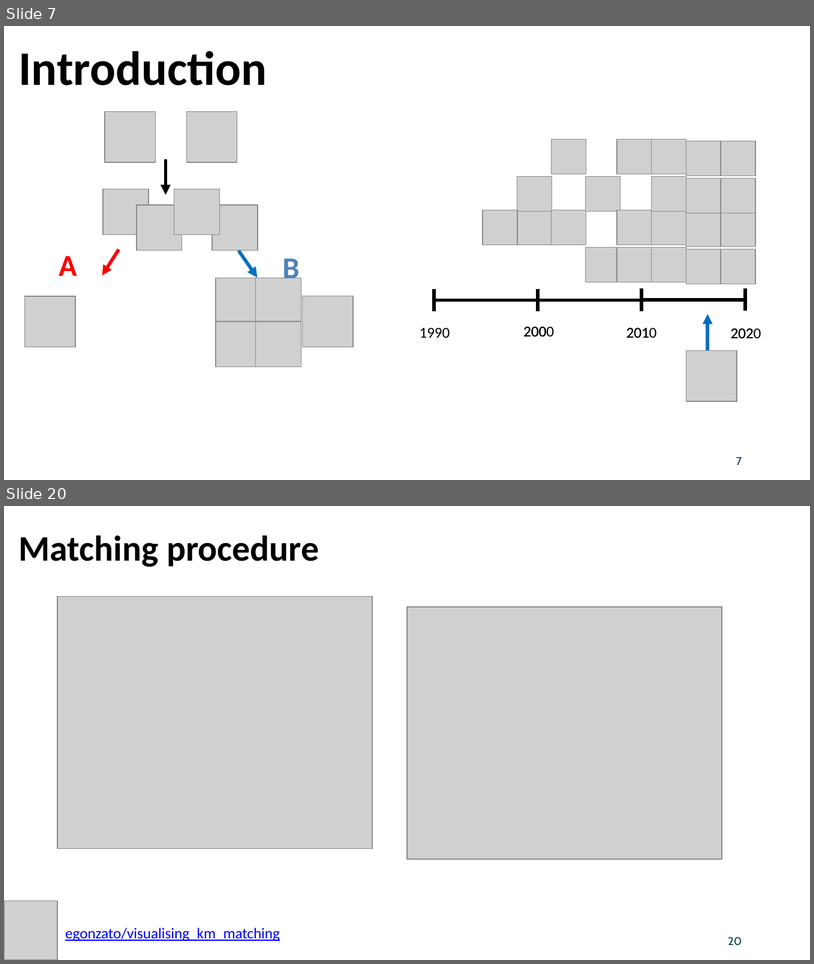
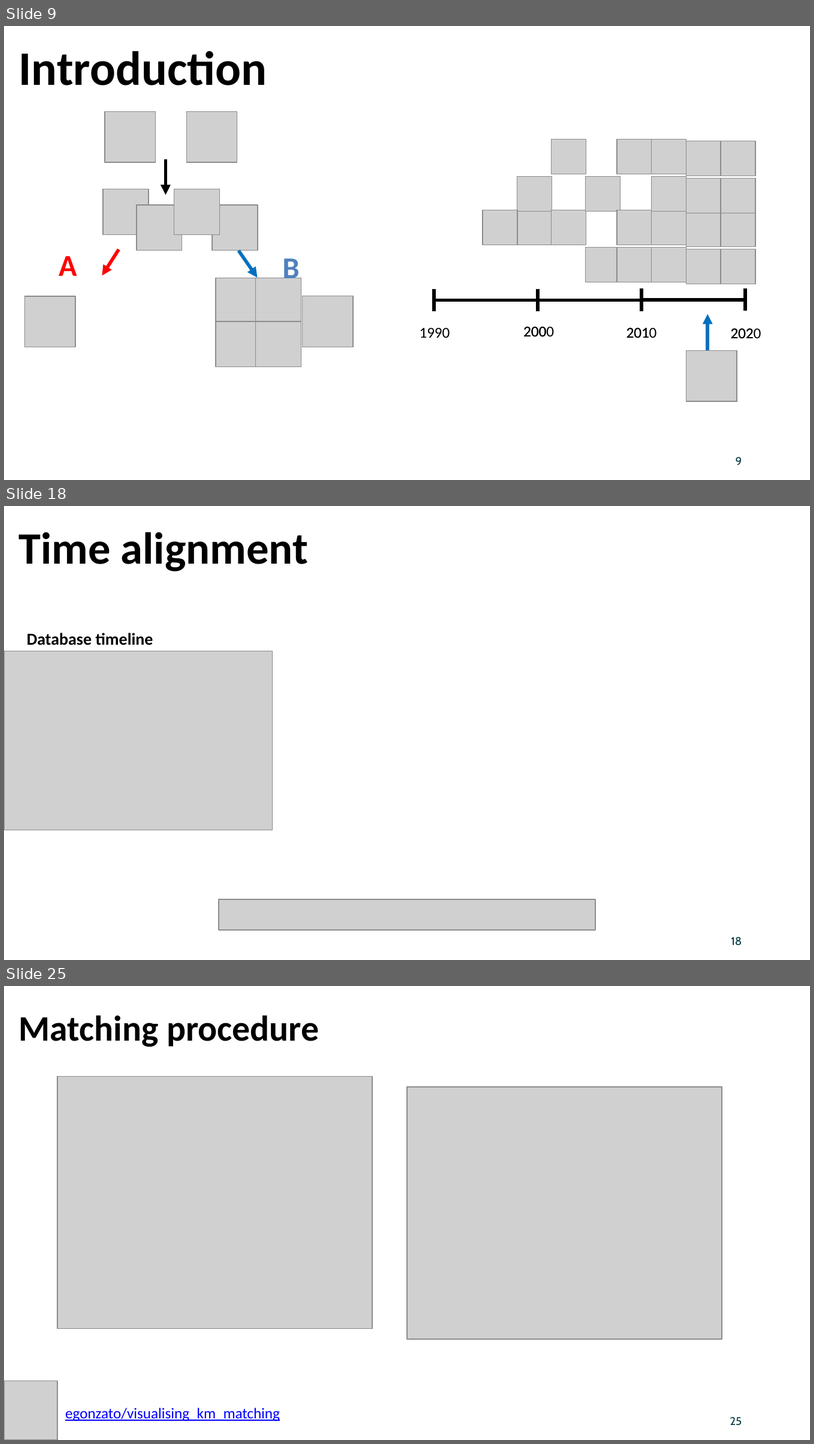
Before and after one commit to egonzato/PortfolioSetUp, a slide deck: public/assessing_comparability_sat_anchoring_eg_submission.pptx. Shown one above the other, each under a label of ours: slides 7 and 20 before the commit, slides 9, 18 and 25 after it; the slides between them are not shown. The pictures are 814x964 and 814x1444 pixels, drawn with LibreOffice and Linux fonts; fonts in the diff are those of the drawing; grey boxes stand for pictures; background and template pictures are left out. Boxes give left, top, right and bottom in pixels: in the first picture for what was removed or moved away, otherwise in the second. Text is boxed around its words. In the diff, an @@ line names an element or a change of style, - is before the commit and + after.

```diff
--- a/public/assessing_comparability_sat_anchoring_eg_submission.pptx
+++ b/public/assessing_comparability_sat_anchoring_eg_submission.pptx
@@ slide 18 added at <box>4,506,810,960</box>, background picture (left out) @@
@@ text added at <box>18,532,308,571</box>, 40 pt, text #000000, bold @@
+Time alignment
@@ text added at <box>27,633,153,645</box>, 15 pt, text #000000, bold @@
+Database timeline
@@ picture added at <box>4,651,273,830</box> @@
@@ picture added at <box>219,899,595,930</box> @@
@@ page number added at <box>731,936,742,945</box>, 10 pt, text #003741 @@
+18
@@ what was slide 7 is now slide 9 @@
@@ page number at <box>736,456,743,465</box>: text changed @@
-7
+9
@@ what was slide 20 is now slide 25 @@
@@ page number at <box>730,1416,742,1425</box>: text changed @@
-20
+25
```
Also in this commit, not shown: 6 slides changed, 4 other slides added, 1 other file.
